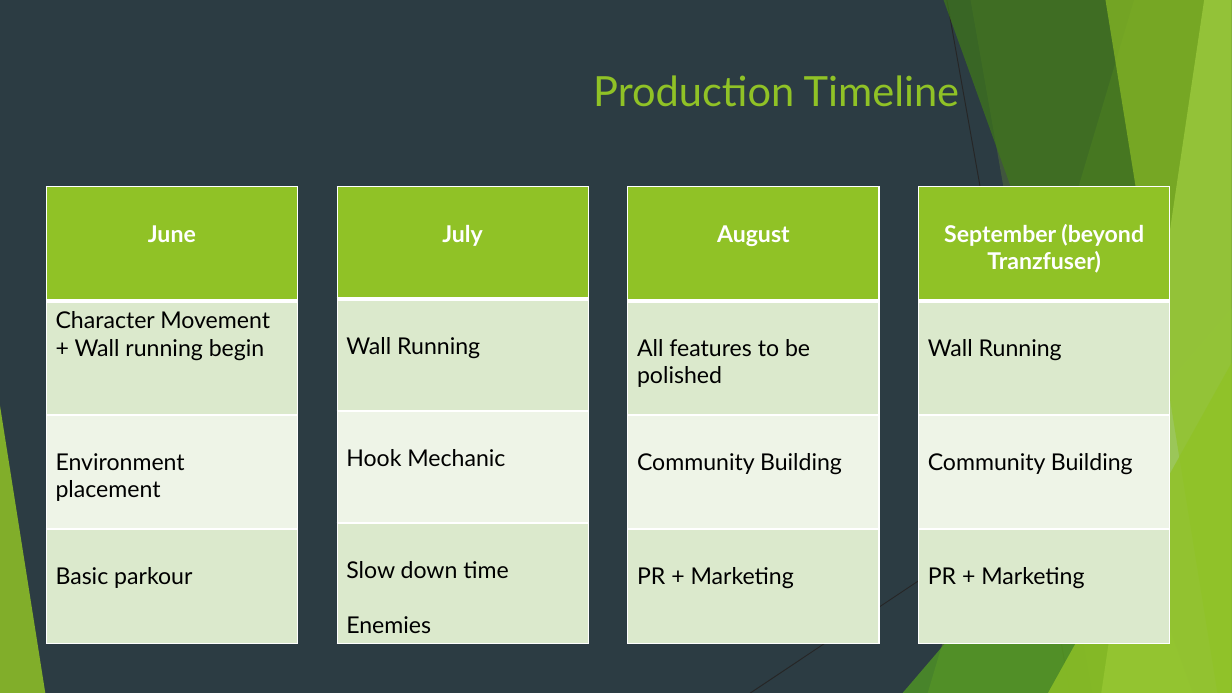
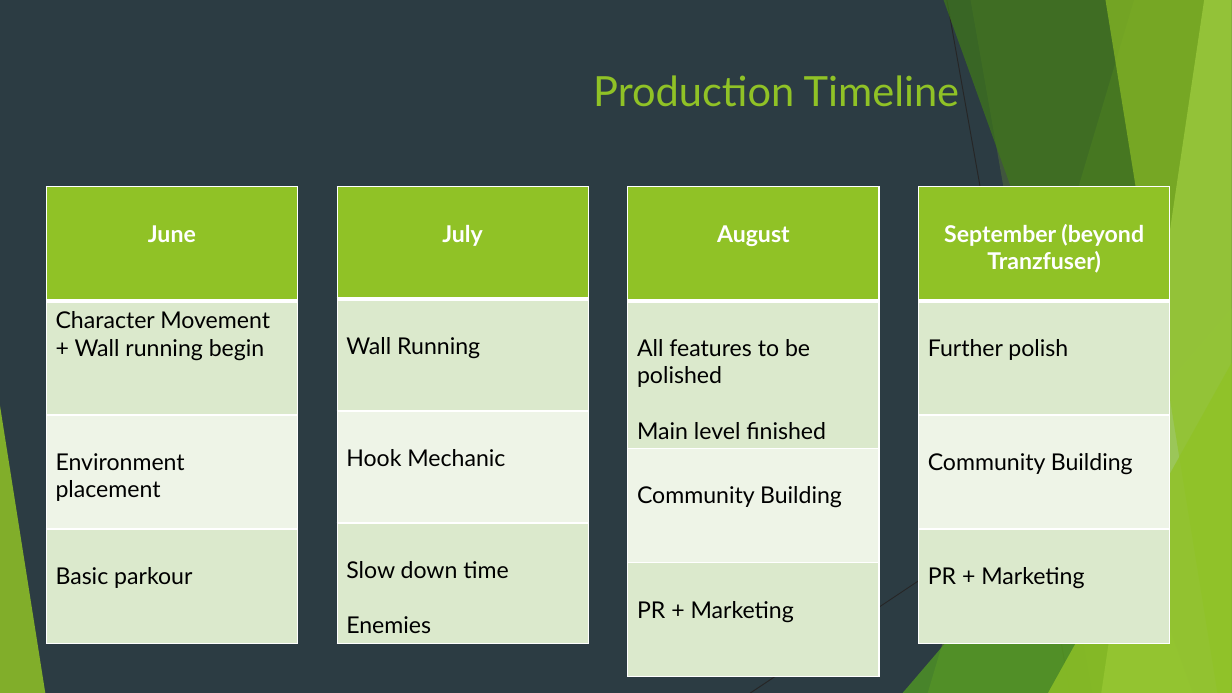
Before and after one commit to Pilokio/Tranzfuser, a slide deck: slide 9 of Virtual Pitch Presentation/Pitch.pptx. Drawn at 1232x693 pixels with LibreOffice and Linux fonts; fonts in the diff are those of the drawing. Boxes give left, top, right and bottom in pixels: in the first picture for what was removed or moved away, otherwise in the second. Text is boxed around its words. In the diff, an @@ line names an element or a change of style, - is before the commit and + after.

```diff
--- a/Virtual Pitch Presentation/Pitch.pptx
+++ b/Virtual Pitch Presentation/Pitch.pptx
@@ table at bbox=[628, 187, 879, 677] @@
-row 2, column 1: All features to be polished
+row 2, column 1: All features to be polished / Main level finished
@@ table at bbox=[919, 187, 1170, 643] @@
-row 2, column 1: Wall Running
+row 2, column 1: Further polish
```
Also in this commit, not shown: 3 other slides changed, 5 slides removed.
